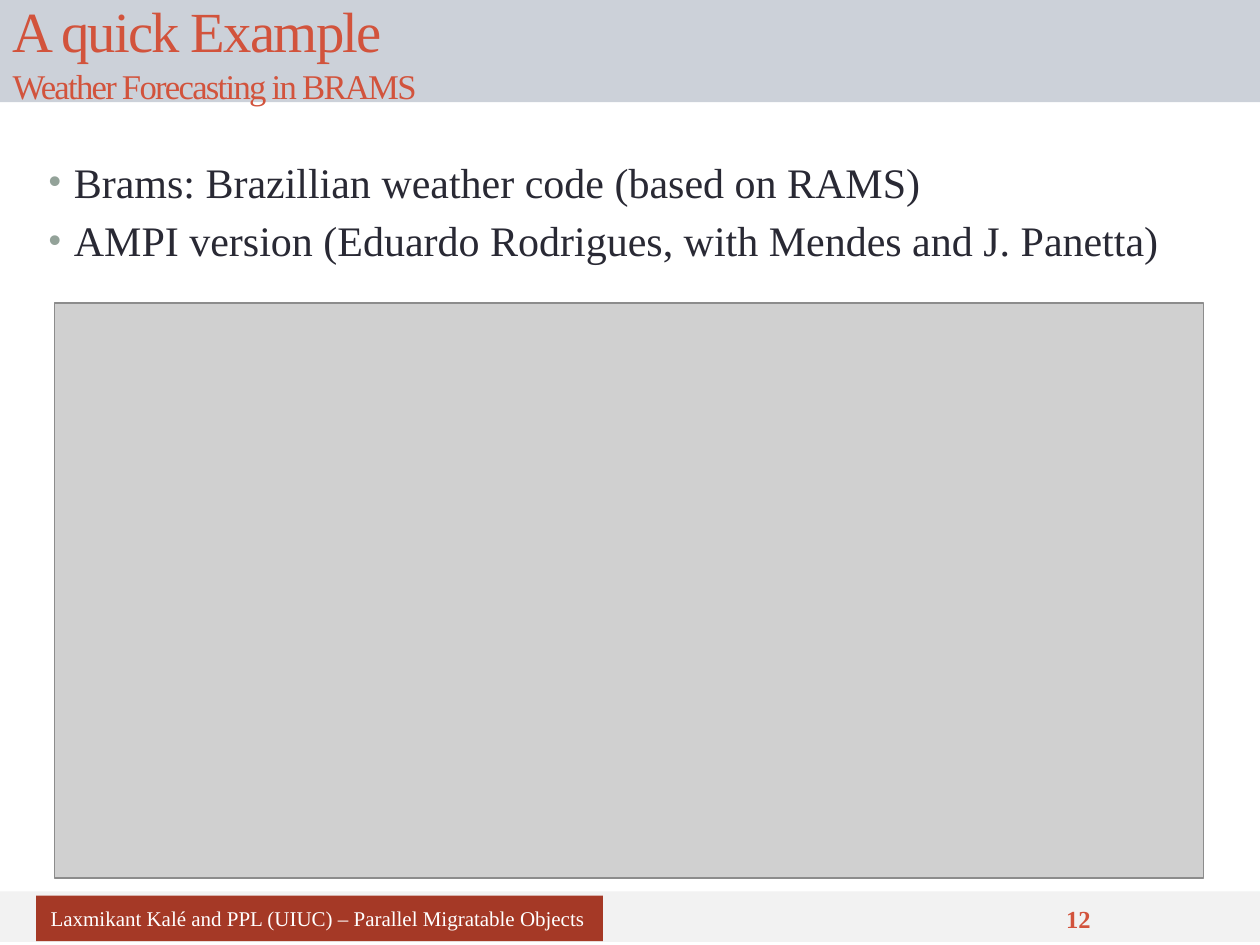
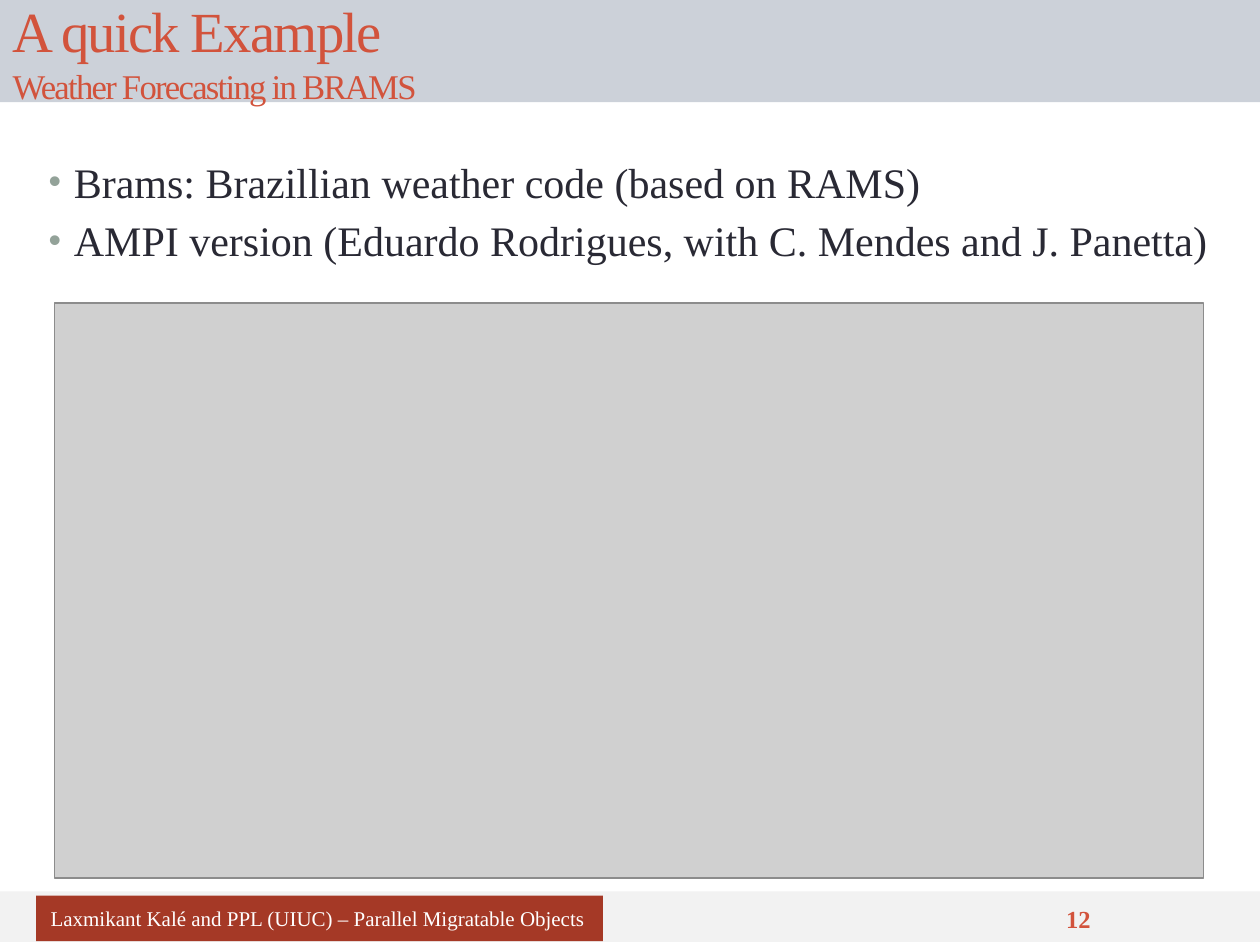
Before and after one commit to UIUC-PPL/charm_tutorial, a slide deck: slide 12 of tutorial-03-benefits.pptx. Drawn at 1260x945 pixels with LibreOffice and Linux fonts; fonts in the diff are those of the drawing; grey boxes stand for pictures. Boxes give left, top, right and bottom in pixels: in the first picture for what was removed or moved away, otherwise in the second. Text is boxed around its words. In the diff, an @@ line names an element or a change of style, - is before the commit and + after.

```diff
--- a/tutorial-03-benefits.pptx
+++ b/tutorial-03-benefits.pptx
@@ text at (74,227,1207,265): text changed @@
-• AMPI version (Eduardo Rodrigues, with Mendes and J. Panetta)
+• AMPI version (Eduardo Rodrigues, with C. Mendes and J. Panetta)
```
Also in this commit, not shown: 1 other slide changed, 4 other files.
